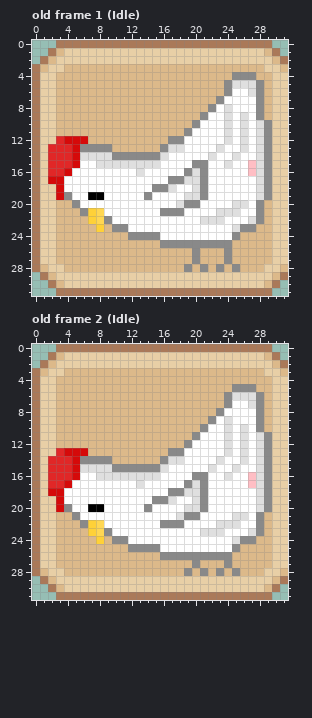
Two states of a pixel-art file, Aseprite/Chicken.aseprite. The first picture shows the starting point.
32x32 pixels, 2 frames. Colours within 5 levels of each other are drawn and written as one. Shown: old frame 1 (Idle), old frame 2 (Idle). The commit also changed other frames, which this record leaves out.
The result:
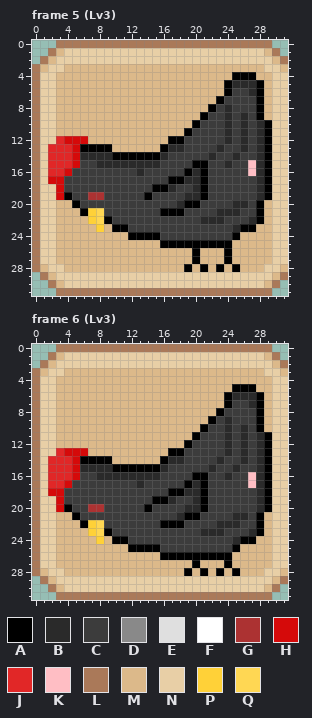
Palette (. is transparent): A #000000  B #2a2a2a  C #3c3c3c  D #898989  E #dfdfdf  F #ffffff  G #ac3232  H #d50a0a  J #e12727  K #ffbec4  L #aa7959  M #dcb98a  N #e8cfa6  P #ffd138  Q #ffd753
A new or re-ordered frame is compared with the old frame closest to it.
What changed:
frames 2 -> 6
Changed rows in their new state; - is an unchanged pixel.
Frame 5 (Lv3) is new; against old frame 1 (Idle), layer "Chicken":
first column x 4:
 4 ---------------------AAA--
 5 --------------------ABBBA-
 6 --------------------ACCBA-
 7 -------------------ACCCCA-
 8 ------------------ACBCCCA-
 9 -----------------ACCBCBCA-
10 ----------------ACCCBCBCBA
11 ---------------ACCCCBCBCBA
12 -------------AACCCCCBCBCBA
13 --AAAA------ABBCCCCBCCBCBA
14 --BBBBAAAAAABCCCCCBCCBCCBA
15 --CCBBBBBBBBCCCCAACCBCC-BA
16 -CCCCCCCCBCCCCCABACCCCC-BA
17 CCCCCCCCCCCCCAABBACCCCCCBA
18 CCCCCCCCCCCAABCCBACCCCCCBA
19 ACCGGCCCCCACCCCBBACCCCCCBA
20 -ACCCCCCCCCCCCBAACCCCBBCA-
21 --A--CCCCCCCAAACCCCBBBCCA-
22 -----ACCCCCCCCCCCBBBCCCBA-
23 ------AACCCCCCCCCCCCCBAA--
24 --------AAAACCCCCCCCCA----
25 ------------AAAAAAAAA-----
26 ----------------A---A-----
27 ----------------A---A-----
28 ---------------A-A-A-A----
Frame 6 (Lv3) is new; against old frame 2 (Idle), layer "Chicken":
first column x 4:
 5 ---------------------AAA--
 6 --------------------ABBBA-
 7 --------------------ACCBA-
 8 -------------------ACCCCA-
 9 ------------------ACBCCCA-
10 -----------------ACCBCBCA-
11 ----------------ACCCBCBCBA
12 ---------------ACCCCBCBCBA
13 -------------AACCCCCBCBCBA
14 --AAAA------ABBCCCCBCCBCBA
15 --BBBBAAAAAABCCCCCBCCBCCBA
16 --CCBBBBBBBBCCCCAACCBCC-BA
17 -CCCCCCCCBCCCCCABACCCCC-BA
18 CCCCCCCCCCCCCAABBACCCCCCBA
19 CCCCCCCCCCCAABCCBACCCCCCBA
20 ACCGGCCCCCACCCCBBACCCCCCBA
21 -ACCCCCCCCCCCCBAACCCCBBCA-
22 --A--CCCCCCCAAACCCCBBBCCA-
23 -----ACCCCCCCCCCCBBBCCCBA-
24 ------AACCCCCCCCCCCCCBAA--
25 --------AAAACCCCCCCCCA----
26 ------------AAAAAAAAA-----
27 ----------------A---A-----
28 ---------------A-A-A-A----
